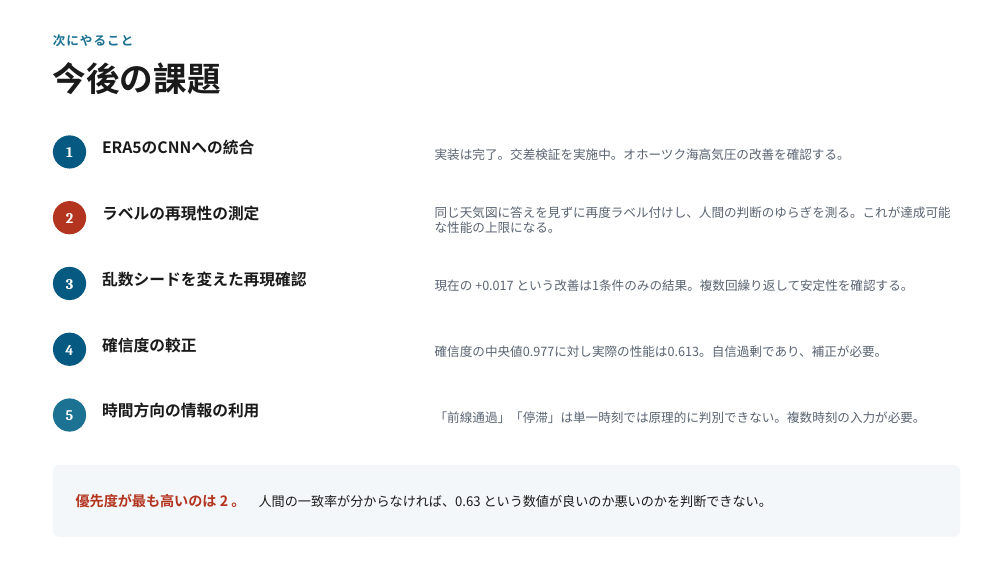
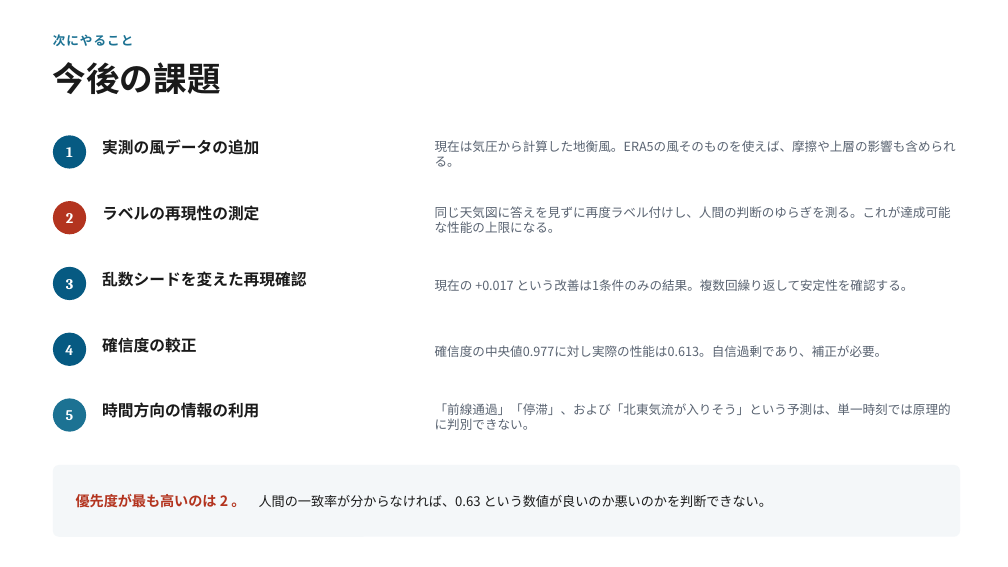
Before and after one commit to awg-yk/weather-pattern-classification, a slide deck: slide 10 of reports/進捗報告.pptx (slide 9 before the commit). Drawn at 1008x567 pixels with LibreOffice and Linux fonts; fonts in the diff are those of the drawing. Boxes give left, top, right and bottom in pixels: in the first picture for what was removed or moved away, otherwise in the second. Text is boxed around its words. In the diff, an @@ line names an element or a change of style, - is before the commit and + after.

```diff
--- a/reports/進捗報告.pptx
+++ b/reports/進捗報告.pptx
@@ text at (x1=102, y1=139, x2=259, y2=155): text changed @@
-ERA5のCNNへの統合
+実測の風データの追加
@@ text at (x1=435, y1=140, x2=956, y2=167): text changed @@
-実装は完了。交差検証を実施中。オホーツク海高気圧の改善を確認する。
+現在は気圧から計算した地衡風。ERA5の風そのものを使えば、摩擦や上層の影響も含められる。
@@ text at (x1=435, y1=403, x2=951, y2=430): text changed @@
-「前線通過」「停滞」は単一時刻では原理的に判別できない。複数時刻の入力が必要。
+「前線通過」「停滞」、および「北東気流が入りそう」という予測は、単一時刻では原理的に判別できない。
```
Also in this commit, not shown: 1 other slide changed, 1 slide added.
